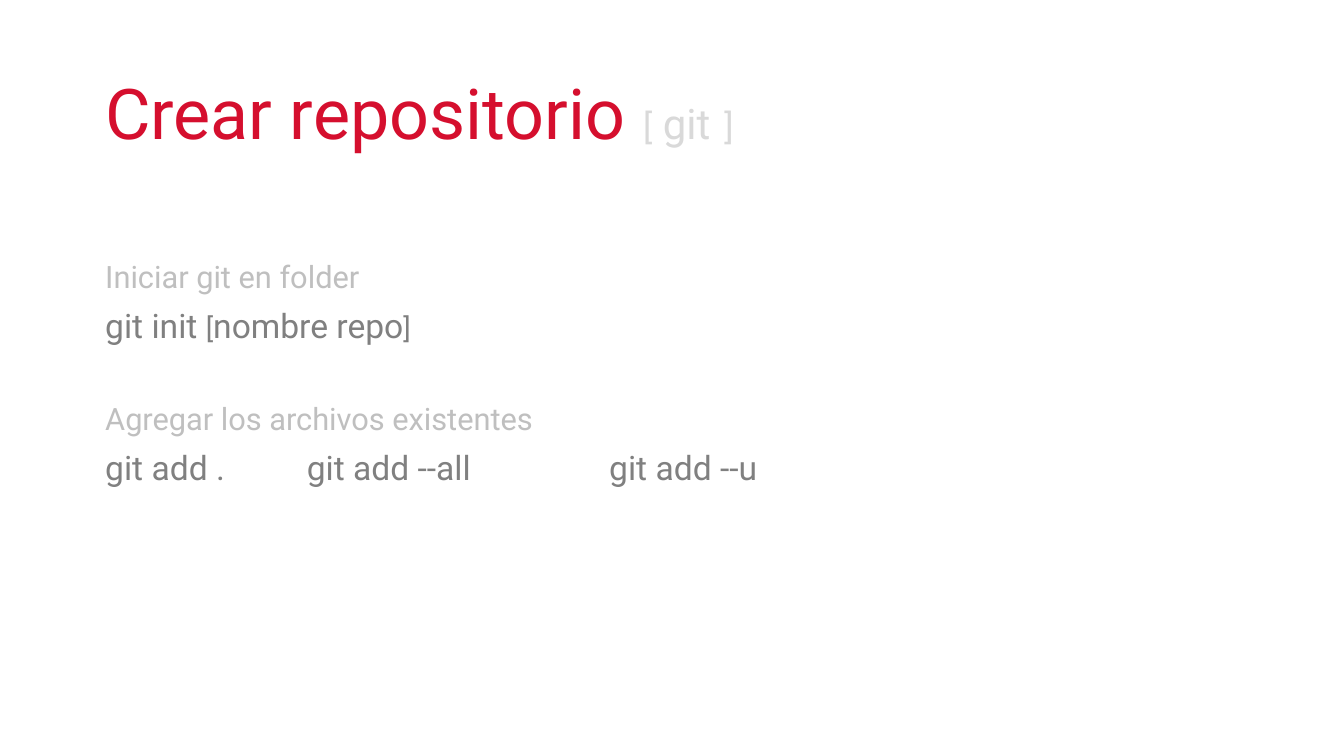
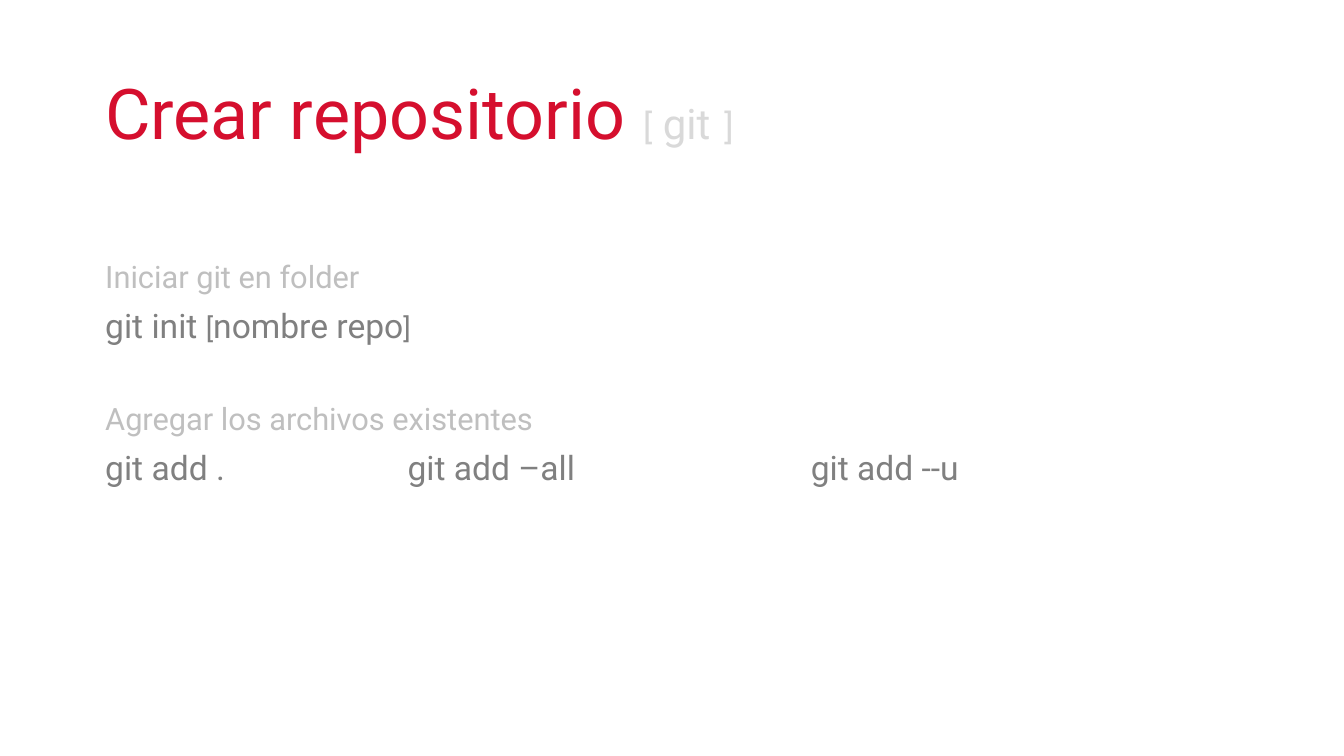
Before and after one commit to cimadev/PlaticasTalleres, a slide deck: slide 12 of 2017/dec_7_Git_GitHub_WorkShop/DGO.pptx. Drawn at 1344x756 pixels with LibreOffice and Linux fonts; fonts in the diff are those of the drawing. Boxes give left, top, right and bottom in pixels: in the first picture for what was removed or moved away, otherwise in the second. Text is boxed around its words. In the diff, an @@ line names an element or a change of style, - is before the commit and + after.

Commit message:
50% presentation

```diff
--- a/2017/dec_7_Git_GitHub_WorkShop/DGO.pptx
+++ b/2017/dec_7_Git_GitHub_WorkShop/DGO.pptx
@@ text at bbox=[105, 455, 959, 487]: text changed @@
-git add . git add --all git add --u
+git add . git add –all git add --u
```
Also in this commit, not shown: 16 slides added, 1 other file.
